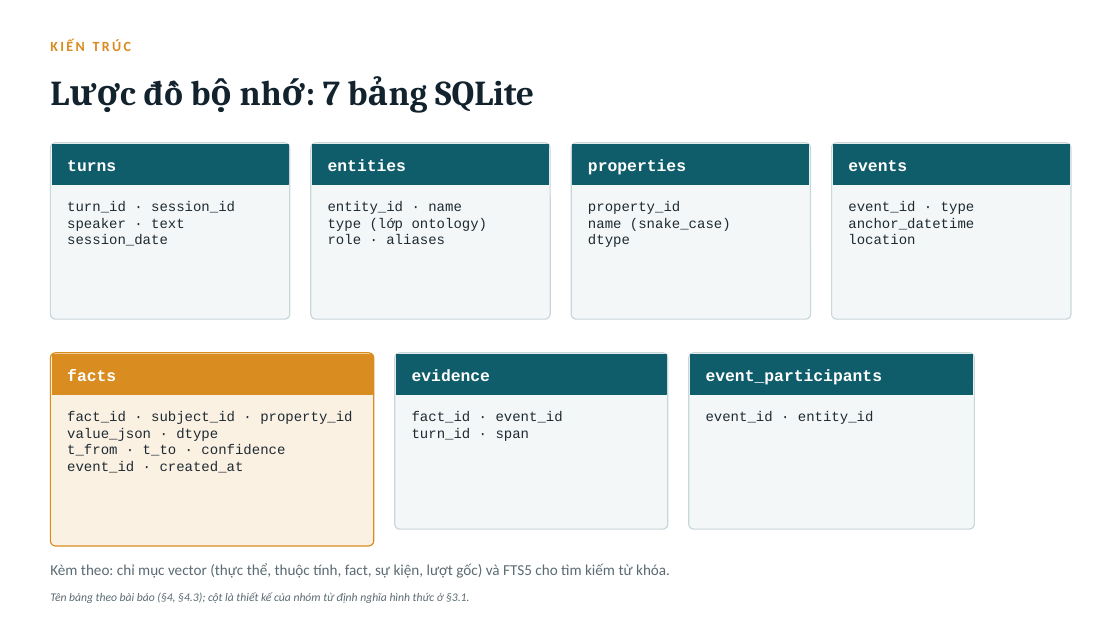
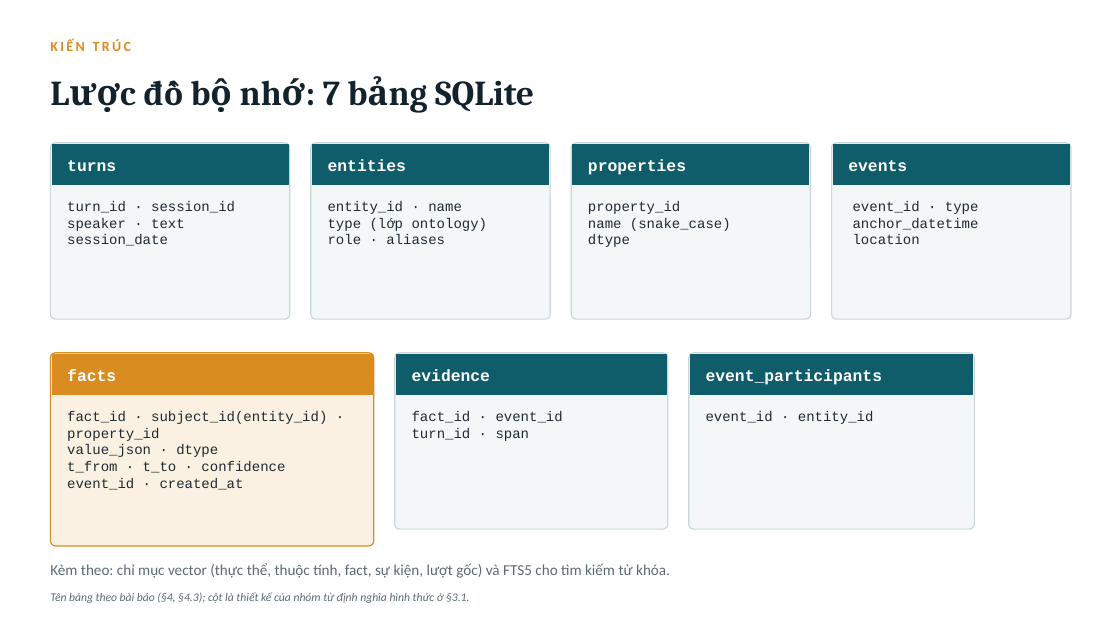
Before and after one commit to Phongdzfk/Samsung-Agent, a slide deck: slide 9 of Tuan 3/bao-cao-tuan3-apex-mem.pptx. Drawn at 1120x630 pixels with LibreOffice and Linux fonts; fonts in the diff are those of the drawing. Boxes give left, top, right and bottom in pixels: in the first picture for what was removed or moved away, otherwise in the second. Text is boxed around its words. In the diff, an @@ line names an element or a change of style, - is before the commit and + after.

```diff
--- a/Tuan 3/bao-cao-tuan3-apex-mem.pptx
+++ b/Tuan 3/bao-cao-tuan3-apex-mem.pptx
@@ text "event_id · type": place and size @@
-text "event_id · type" at (848,201,975,244)
+text "event_id · type" at (853,201,979,244)
@@ text at (67,411,327,441): text changed @@
-fact_id · subject_id · property_id
+fact_id · subject_id(entity_id) · property_id
```
Also in this commit, not shown: 8 other slides changed, 4 slides removed.
